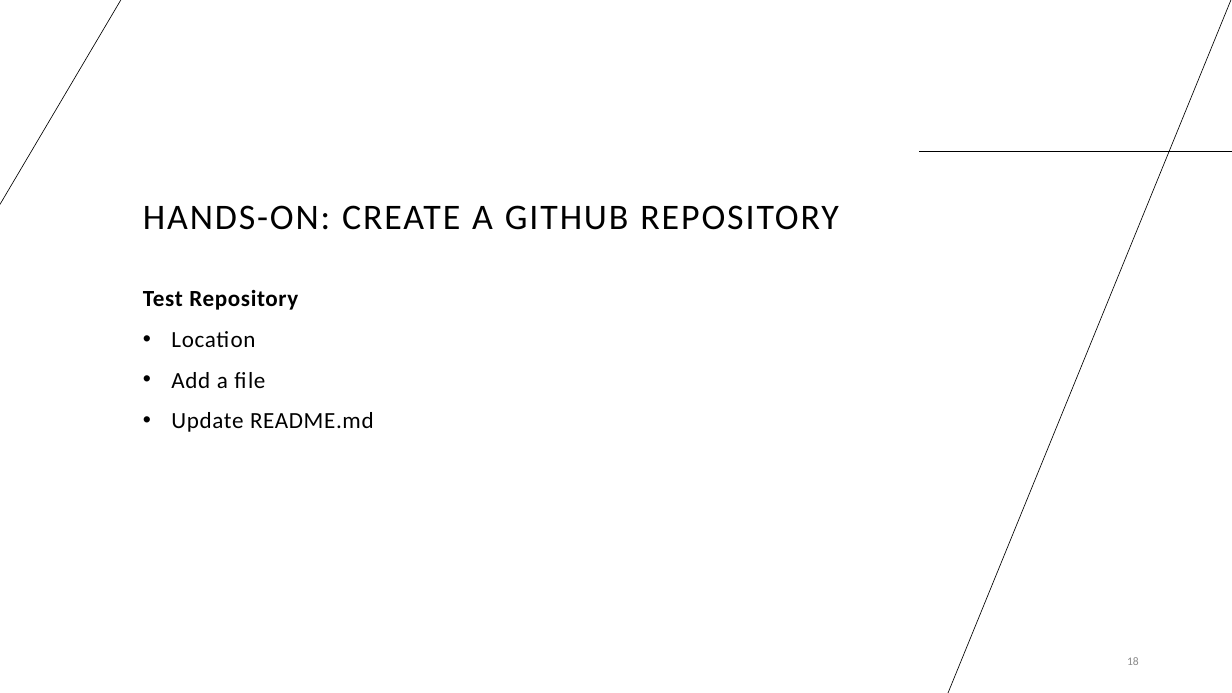
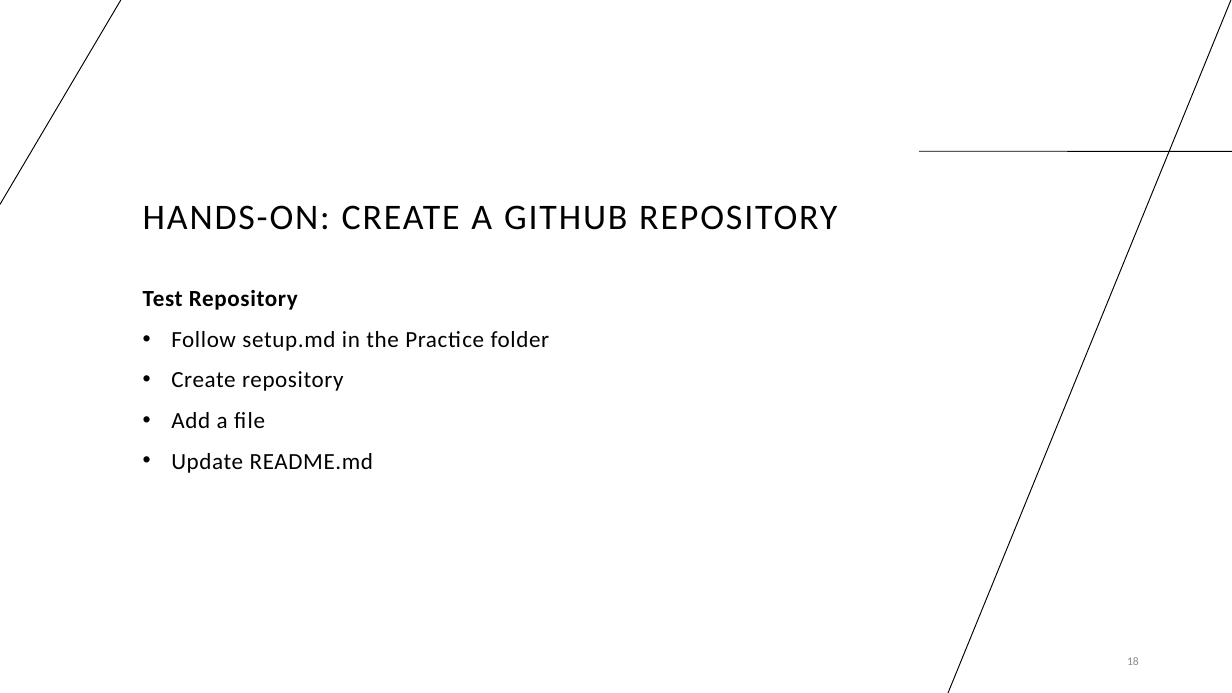
Before and after one commit to cassandra-hui/GitHub-Workshop, a slide deck: slide 18 of Day_1.pptx. Drawn at 1232x693 pixels with LibreOffice and Linux fonts; fonts in the diff are those of the drawing. Boxes give left, top, right and bottom in pixels: in the first picture for what was removed or moved away, otherwise in the second. Text is boxed around its words. In the diff, an @@ line names an element or a change of style, - is before the commit and + after.

```diff
--- a/Day_1.pptx
+++ b/Day_1.pptx
@@ line (0, 204) - (122, 0): stroke #000000 0.5 pt to #000000 0.75 pt @@
@@ line (1232, 0) - (948, 693): stroke #000000 0.5 pt to #000000 0.75 pt @@
@@ line (920, 152) - (1232, 152): stroke #000000 0.5 pt to #000000 0.75 pt @@
@@ text at (x1=171, y1=331, x2=550, y2=391): text changed @@
-  • Location
+  • Follow setup.md in the Practice folder
+  • Create repository
```
Also in this commit, not shown: 18 other slides changed, 3 slides added, 1 slide removed, 12 other files.
